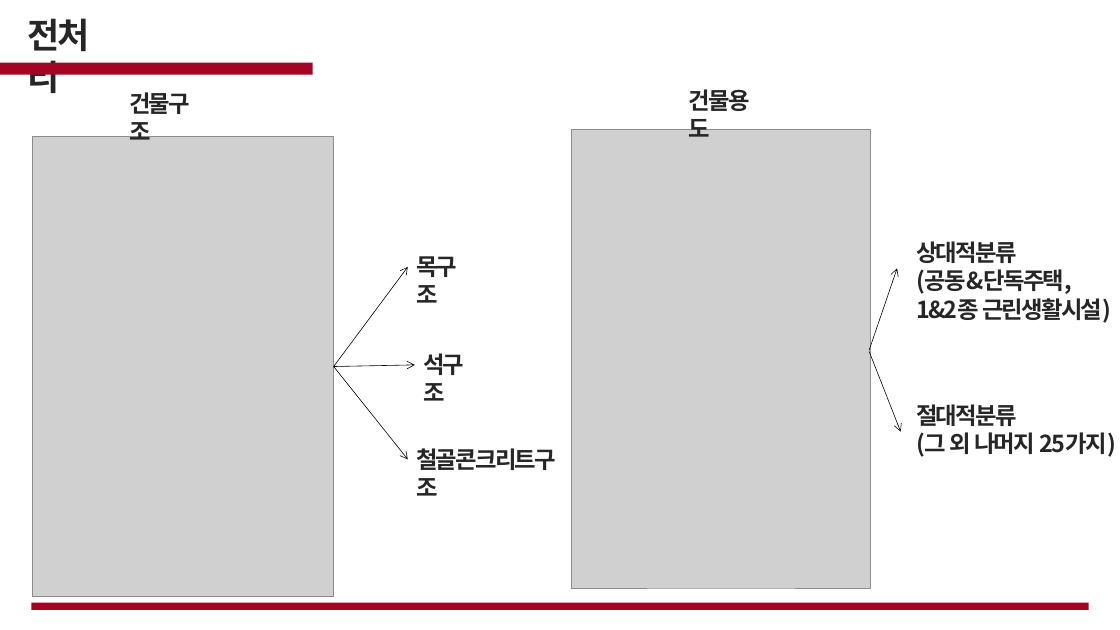
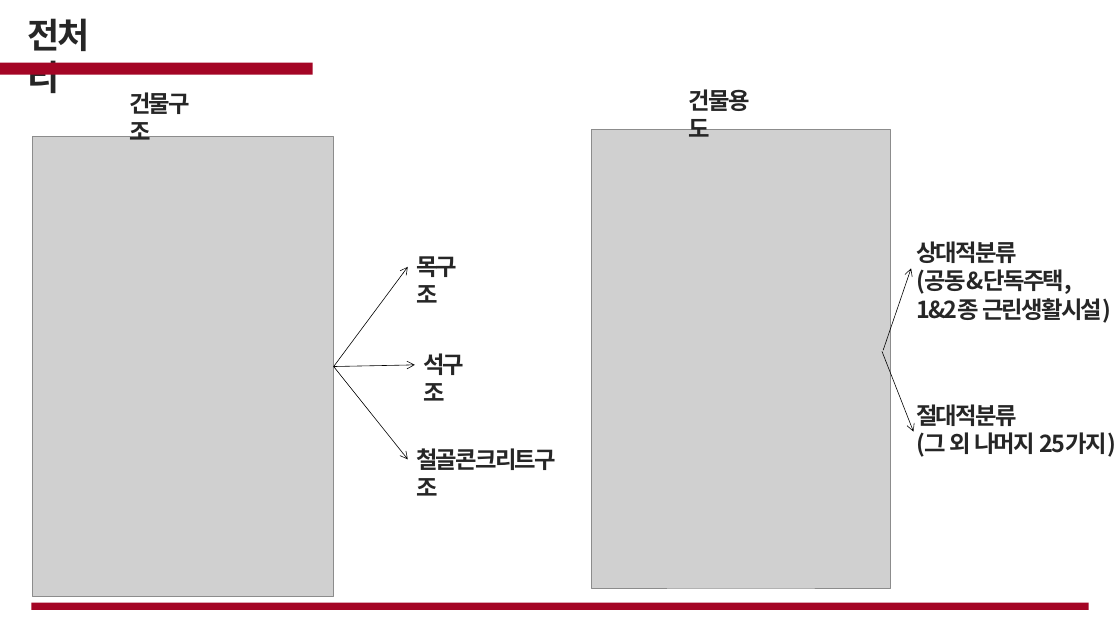
Before and after one commit to cjsgk106/fire-prediction-analysis, a slide deck: slide 14 of work/화재.pptx. Drawn at 1120x630 pixels with LibreOffice and Linux fonts; fonts in the diff are those of the drawing; grey boxes stand for pictures; background and template pictures are left out. Boxes give left, top, right and bottom in pixels: in the first picture for what was removed or moved away, otherwise in the second. Text is boxed around its words. In the diff, an @@ line names an element or a change of style, - is before the commit and + after.

```diff
--- a/work/화재.pptx
+++ b/work/화재.pptx
@@ picture: place and size @@
-picture at box(571, 129, 870, 588)
+picture at box(592, 129, 891, 588)
@@ arrow moved from (870, 350) - (897, 268) to (883, 350) - (912, 268) @@
@@ arrow moved from (870, 351) - (901, 432) to (882, 351) - (914, 432) @@
```
Also in this commit, not shown: 6 other slides changed, 8 slides added, 10 slides removed, 1 other file.
